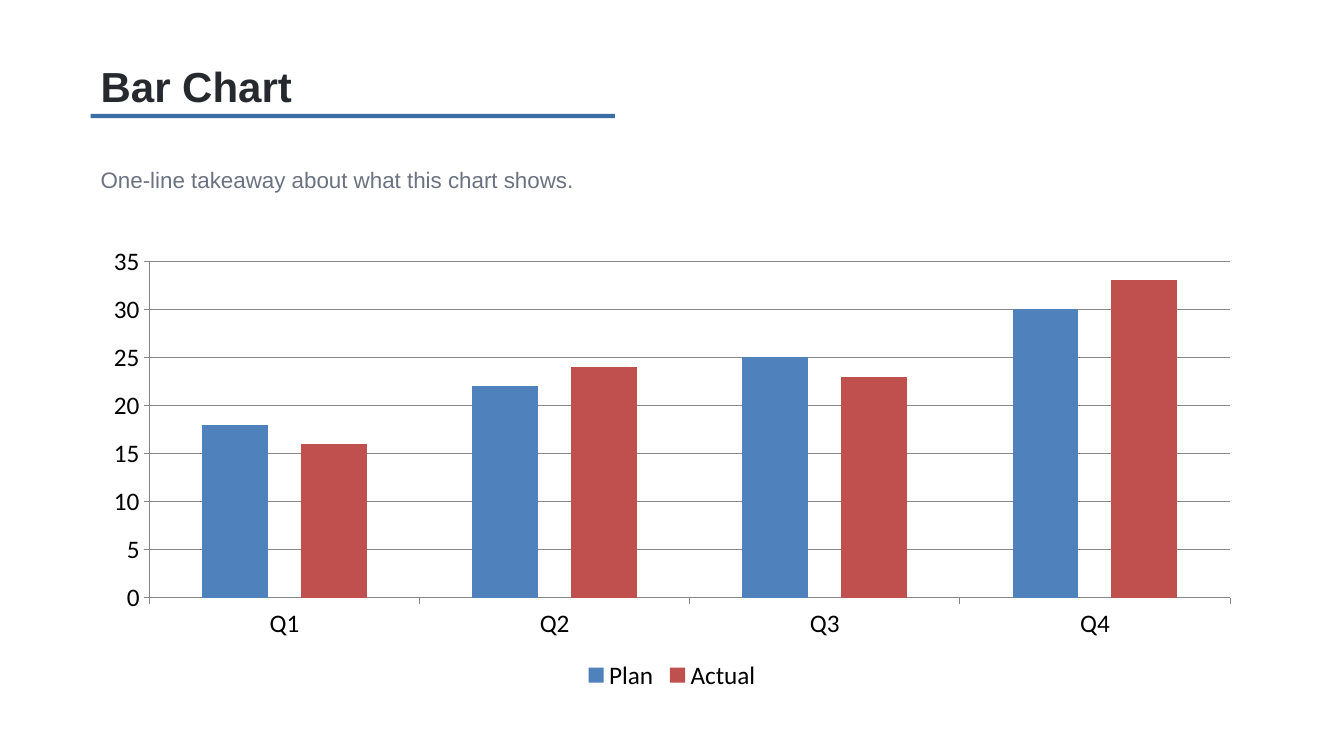
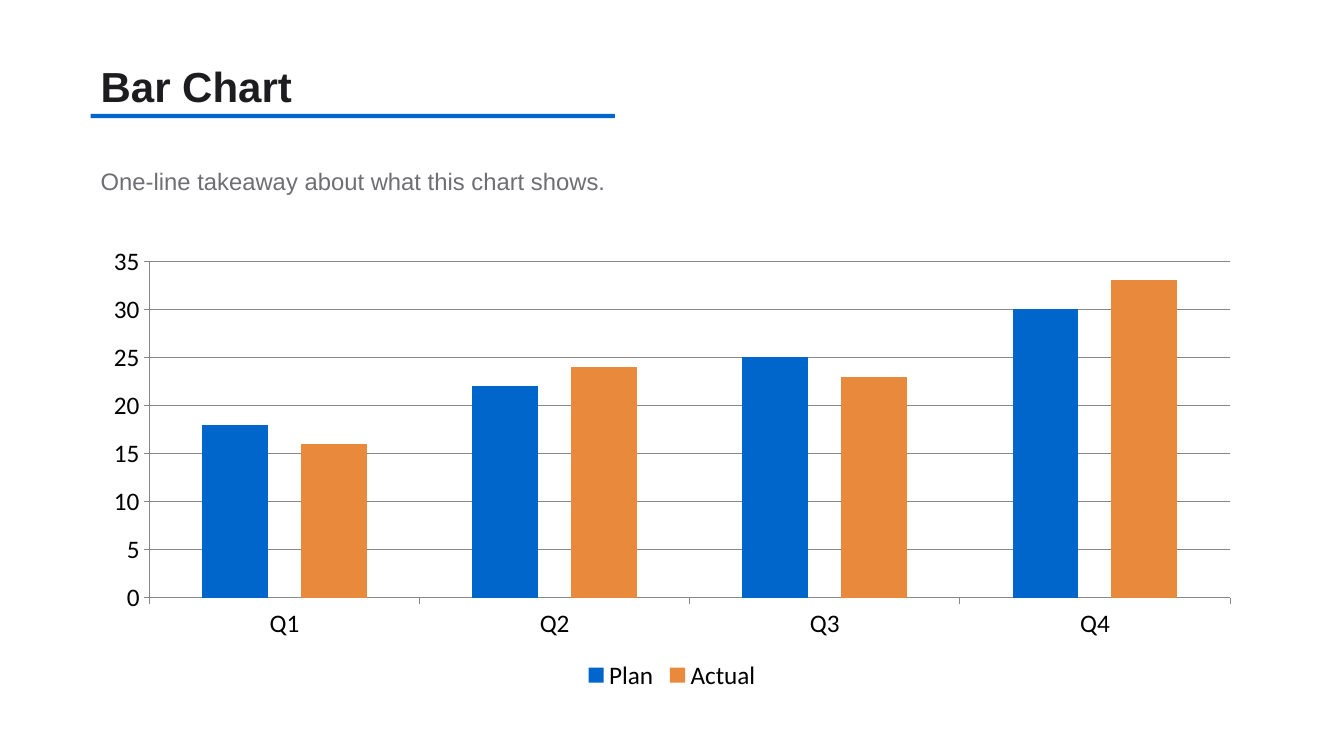
Before and after one commit to TakebumiSuzuki/CC-Dev-Container, a slide deck: slide 8 of template-source/basic_template.pptx. Drawn at 1344x756 pixels with LibreOffice and Linux fonts; fonts in the diff are those of the drawing. Boxes give left, top, right and bottom in pixels: in the first picture for what was removed or moved away, otherwise in the second. Text is boxed around its words. In the diff, an @@ line names an element or a change of style, - is before the commit and + after.

Commit message:
modify design of template pptx

```diff
--- a/template-source/basic_template.pptx
+++ b/template-source/basic_template.pptx
@@ text "Bar Chart" at (101, 71, 292, 103): text colour #262A2E to #1D1D1F @@
@@ rectangle at (91, 114, 615, 118): fill #3B6EA5 to #0066CC @@
@@ text "One-line takeaway about what this ..." at (101, 173, 605, 195): size 16 to 17 pt, text colour #6B7280 to #6E6E73 @@
@@ column chart at (91, 237, 1253, 696) @@
@@ colour of Plan #4F81BD to #0066CC @@
@@ colour of Actual #C0504D to #E8893B @@
```
Also in this commit, not shown: 19 other slides changed, 1 other file.
